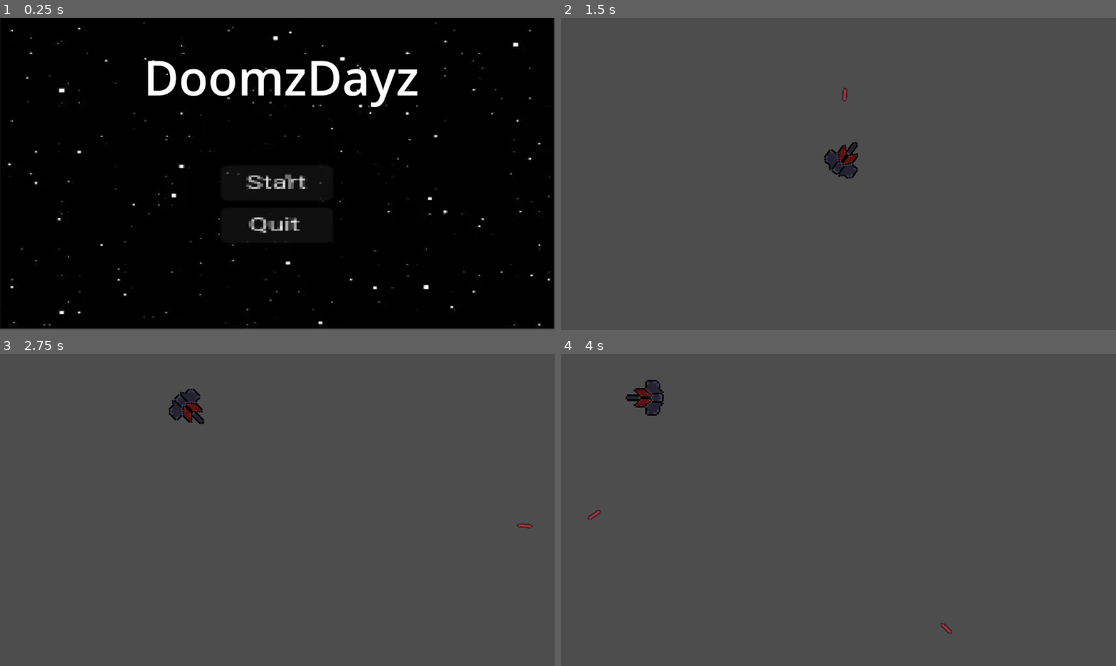
Above: before the commit, frames 1-4 (two rows, left to right).
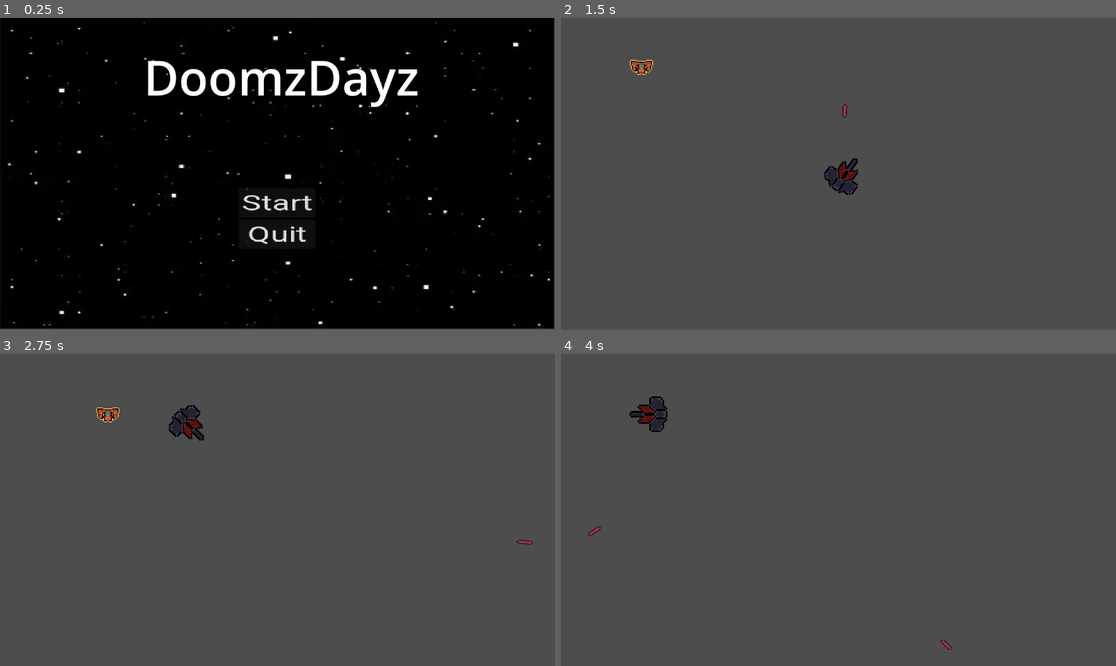
Above: after the commit, the same moments.

Repository: NucleoFusion/Doomzdayz
Game: Godot game, scene res://MenuScene/main_menu.tscn
Two runs of this game, one before a commit and one after it. Both use one fixed random seed, a clock stepped at 60 frames per second and the inputs below.
Inputs:
- Up to frame 1 (0.25 s): no input
- Up to frame 2 (1.5 s): click "Start" at 0.5 s; hold D (move_right) from 1.28 s (still down); hold Space (shoot) from 1.28 s (still down)
- Up to frame 3 (2.75 s): release D (move_right) at 2.03 s; release Space (shoot) at 2.03 s; hold S (move_down) from 2.03 s (still down); tap Space (shoot) at 2.1 s
- Up to frame 4 (4 s): release S (move_down) at 2.78 s; hold D (move_right) 2.78-3.53 s; hold Space (shoot) 2.78-3.53 s; hold W (move_up) from 3.53 s (still down); tap Space (shoot) at 3.6 s

The runs differ from the first frame. In frame 1, 1.0% of the frame differs, in the area x 40-58%, y 49-73%; in frame 2, 0.9%; in frame 3, 0.9%; in frame 4, 0.8%.

Commit message:
adding enemy normal

Diff:
--- a/BulletScene/bullet.gd
+++ b/BulletScene/bullet.gd
@@ -7,6 +7,7 @@
 
 func _ready() -> void:
 	_sprite.rotation = direction.angle()
+	add_to_group("bullets")
 
 # Called when the node enters the scene tree for the first time.
 func _physics_process(delta: float) -> void:
--- /dev/null
+++ b/Enemy/Normal/enemy_normal.gd
@@ -0,0 +1,33 @@
+extends CharacterBody2D
+
+@export var Lives = 1
+@export var Speed = 50
+@export var Damage = 100
+
+@onready var _player
+
+func _ready() -> void:
+	_player = get_tree().current_scene.get_node("Player/CharacterBody2D")
+	add_to_group("enemies")
+
+func _process(delta: float) -> void:
+	if Lives <= 0:
+		queue_free()
+
+func _physics_process(delta: float) -> void:
+	var playerPosition = _player.global_position
+
+	var veloDirection = (playerPosition - global_position)
+
+	velocity = veloDirection.normalized() * Speed
+
+	var collision = move_and_collide(velocity * delta)
+	if collision:
+		var node = collision.get_collider()
+
+		if node.is_in_group("bullets"):
+			node.queue_free()
+			Lives -= 1
+		if node.is_in_group("player"):
+			Lives -= 1
+			node.Lives -= 1
--- /dev/null
+++ b/Enemy/Normal/enemy_normal.tscn
@@ -0,0 +1,32 @@
+[gd_scene load_steps=6 format=3 uid="uid://je1f41sqlr2s"]
+
+[ext_resource type="Script" uid="uid://bkvmjjb61p2ve" path="res://Enemy/Normal/enemy_normal.gd" id="1_2u32w"]
+[ext_resource type="Texture2D" uid="uid://eqvnk27jb7gc" path="res://PlayerScene/assets/Pickup Icon - Engines - Burst Engine.png" id="2_xmodm"]
+
+[sub_resource type="CircleShape2D" id="CircleShape2D_cjrp2"]
+
+[sub_resource type="AtlasTexture" id="AtlasTexture_rkr1a"]
+atlas = ExtResource("2_xmodm")
+region = Rect2(0, 0, 32, 32)
+
+[sub_resource type="SpriteFrames" id="SpriteFrames_xys26"]
+animations = [{
+"frames": [{
+"duration": 1.0,
+"texture": SubResource("AtlasTexture_rkr1a")
+}],
+"loop": true,
+"name": &"default",
+"speed": 5.0
+}]
+
+[node name="EnemyNormal" type="CharacterBody2D"]
+collision_layer = 193
+collision_mask = 193
+script = ExtResource("1_2u32w")
+
+[node name="CollisionShape2D" type="CollisionShape2D" parent="."]
+shape = SubResource("CircleShape2D_cjrp2")
+
+[node name="AnimatedSprite2D" type="AnimatedSprite2D" parent="."]
+sprite_frames = SubResource("SpriteFrames_xys26")
--- a/GameScene/game_scene.tscn
+++ b/GameScene/game_scene.tscn
@@ -1,8 +1,9 @@
-[gd_scene load_steps=4 format=3 uid="uid://lhhtjnowqo7m"]
+[gd_scene load_steps=5 format=3 uid="uid://lhhtjnowqo7m"]
 
 [ext_resource type="PackedScene" uid="uid://brnermo6y7owo" path="res://PlayerScene/player.tscn" id="1_crkrh"]
 [ext_resource type="PackedScene" uid="uid://dpsc7d4wh67rg" path="res://WorldBorder/world_border.tscn" id="1_pq6x3"]
 [ext_resource type="PackedScene" uid="uid://d05vuqwjt7lxa" path="res://GameManager/game_manager.tscn" id="2_jrhsd"]
+[ext_resource type="PackedScene" uid="uid://je1f41sqlr2s" path="res://Enemy/Normal/enemy_normal.tscn" id="4_e2ns8"]
 
 [node name="GameScene" type="Node2D"]
 
@@ -15,3 +16,7 @@
 position = Vector2(579, 328)
 
 [node name="GameManager" parent="." instance=ExtResource("2_jrhsd")]
+
+[node name="EnemyNormal" parent="." instance=ExtResource("4_e2ns8")]
+position = Vector2(130, 82)
+scale = Vector2(2.01111, 1.8)
--- a/MenuScene/main_menu.tscn
+++ b/MenuScene/main_menu.tscn
@@ -26,20 +26,20 @@
 
 [node name="ButtonCont" type="VBoxContainer" parent="."]
 layout_mode = 0
-offset_left = 458.0
-offset_top = 306.0
-offset_right = 498.0
-offset_bottom = 354.0
-scale = Vector2(5.84555, 3.49967)
+offset_left = 495.0
+offset_top = 354.0
+offset_right = 589.0
+offset_bottom = 470.0
+scale = Vector2(1.70241, 1.08466)
 
 [node name="Start" type="Button" parent="ButtonCont"]
 layout_mode = 2
 theme_override_fonts/font = ExtResource("2_rx3jl")
-theme_override_font_sizes/font_size = 10
+theme_override_font_sizes/font_size = 40
 text = "Start"
 
 [node name="Quit" type="Button" parent="ButtonCont"]
 layout_mode = 2
 theme_override_fonts/font = ExtResource("2_rx3jl")
-theme_override_font_sizes/font_size = 10
+theme_override_font_sizes/font_size = 40
 text = "Quit"
--- a/PlayerScene/Player.gd
+++ b/PlayerScene/Player.gd
@@ -6,8 +6,9 @@
 	DEAD,
 }
 
-@export var speed = 200
+@export var speed = 400
 @export var _bulletScene: PackedScene
+@export var Lives = 3
 
 @onready var _sprite = get_node("AnimatedSprite2D")
 @onready var _shootTimer = get_node("ShootTimer")
@@ -17,7 +18,7 @@
 var _shotCooldown = false
 
 func _ready() -> void:
-	global_position = Vector2(583,292)
+	add_to_group("player")
 
 func _physics_process(delta: float) -> void:
 	handleMovement()
@@ -40,10 +41,10 @@
 		_currAngle -= deg_to_rad(3)
 
 	if Input.is_action_pressed("move_up"):
-		velocity.y -= 2
+		velocity.y -= 1
 
 	if Input.is_action_pressed("move_down"):
-		velocity.y += 2
+		velocity.y += 1
 
 	velocity = velocity.rotated(_currAngle)
 	velocity = velocity * speed
--- a/WorldBorder/world_border.tscn
+++ b/WorldBorder/world_border.tscn
@@ -10,6 +10,8 @@
 
 [node name="Left" type="StaticBody2D" parent="."]
 scale = Vector2(2.57723, 2.40877)
+collision_layer = 193
+collision_mask = 193
 
 [node name="CollisionShape2D" type="CollisionShape2D" parent="Left"]
 position = Vector2(-9.31231, 134.509)
Not shown, added: Enemy/Normal/enemy_normal.gd.uid
